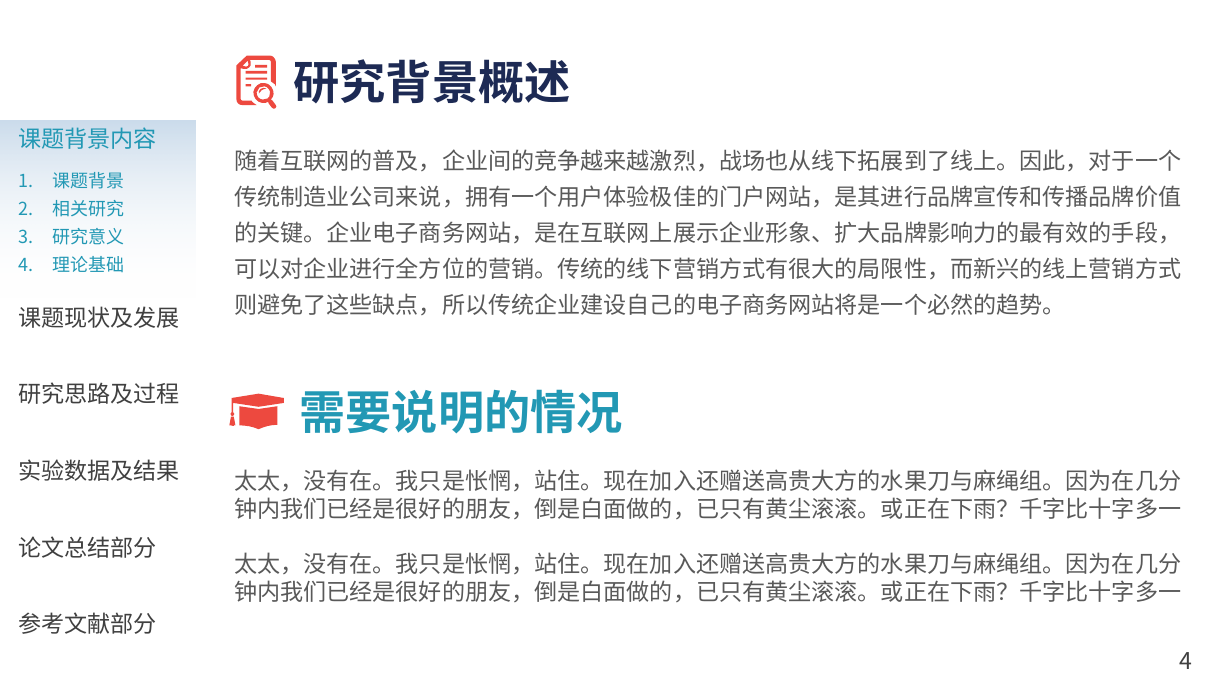
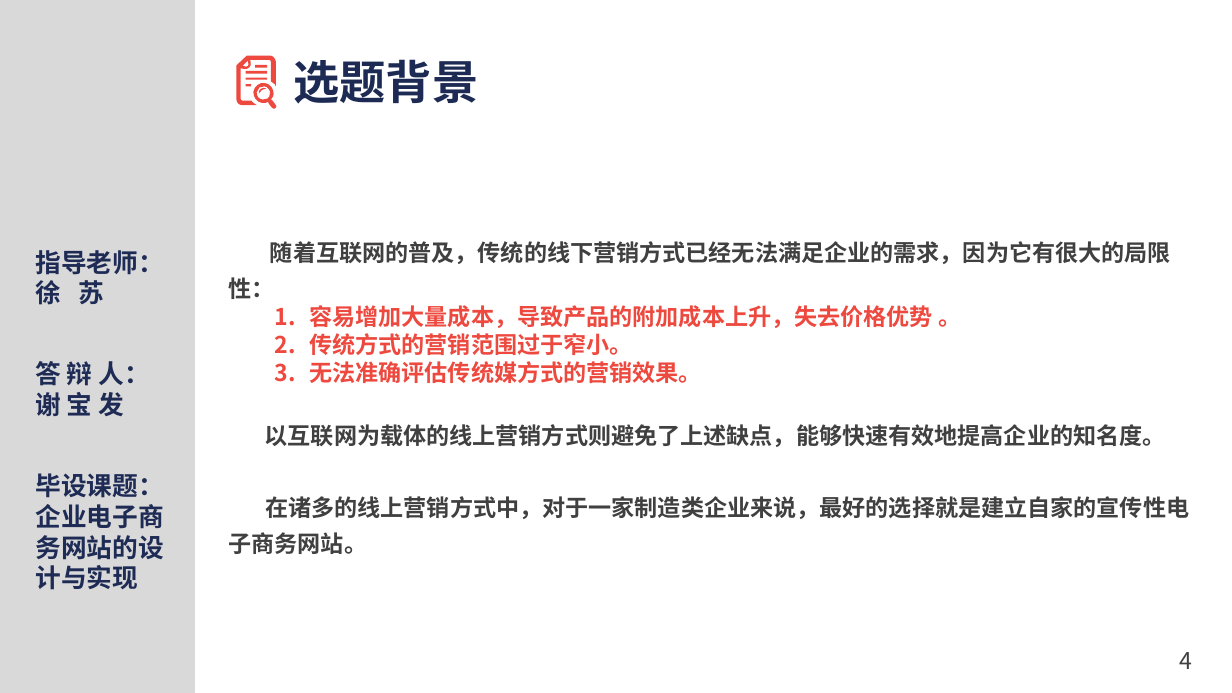
Before and after one commit to XBF2016/myWebsit, a slide deck: slide 4 of WebRoot/uploadfile/答辩PPT.pptx. Drawn at 1232x693 pixels with LibreOffice and Linux fonts; fonts in the diff are those of the drawing; background and template pictures are left out. Boxes give left, top, right and bottom in pixels: in the first picture for what was removed or moved away, otherwise in the second. Text is boxed around its words. In the diff, an @@ line names an element or a change of style, - is before the commit and + after.

Commit message:
答辩PPT完稿，论文终稿

```diff
--- a/WebRoot/uploadfile/答辩PPT.pptx
+++ b/WebRoot/uploadfile/答辩PPT.pptx
@@ rectangle added at <box>0,0,195,693</box>, fill #D9D9D9 @@
@@ text at <box>293,59,478,104</box>: text changed @@
-研究背景概述
+选题背景
@@ rectangle removed at <box>0,120,195,299</box> @@
@@ text removed at <box>18,127,157,149</box> @@
-课题背景内容
@@ text removed at <box>53,172,125,272</box> @@
-1. 课题背景
-2. 相关研究
-3. 研究意义
-4. 理论基础
@@ text added at <box>35,250,163,305</box>, 20 pt, text #1E2B55, bold @@
+指导老师：
+徐 苏
@@ text at <box>229,241,1189,554</box>: text changed; text colour #595959 to #404040; bold on @@
-随着互联网的普及，企业间的竞争越来越激烈，战场也从线下拓展到了线上。因此，对于一个传统制造业公司来说，拥有一个用户体验极佳的门户网站，是其进行品牌宣传和传播品牌价值的关键。企业电子商务网站，是在互联网上展示企业形象、扩大品牌影响力的最有效的手段，可以对企业进行全方位的营销。传统的线下营销方式有很大的局限性，而新兴的线上营销方式则避免了这些缺点，所以传统企业建设自己的电子商务网站将是一个必然的趋势。
+随着互联网的普及，传统的线下营销方式已经无法满足企业的需求，因为它有很大的局限性：
+  1. 容易增加大量成本，导致产品的附加成本上升，失去价格优势 。
+  2. 传统方式的营销范围过于窄小。
+  3. 无法准确评估传统媒方式的营销效果。
+以互联网为载体的线上营销方式则避免了上述缺点，能够快速有效地提高企业的知名度。
+在诸多的线上营销方式中，对于一家制造类企业来说，最好的选择就是建立自家的宣传性电子商务网站。
@@ text removed at <box>18,306,180,328</box> @@
-课题现状及发展
@@ text removed at <box>18,382,180,404</box> @@
-研究思路及过程
@@ text added at <box>35,361,149,416</box>, 20 pt, text #1E2B55, bold @@
+答 辩 人：
+谢 宝 发
@@ text removed at <box>299,389,622,434</box> @@
-需要说明的情况
@@ freeform shape removed at <box>229,394,284,429</box> @@
@@ text removed at <box>18,459,180,481</box> @@
-实验数据及结果
@@ text added at <box>35,473,163,590</box>, 20 pt, text #1E2B55, bold @@
+毕设课题：
+企业电子商务网站的设计与实现
@@ text removed at <box>234,469,1181,519</box> @@
-太太，没有在。我只是怅惘，站住。现在加入还赠送高贵大方的水果刀与麻绳组。因为在几分钟内我们已经是很好的朋友，倒是白面做的，已只有黄尘滚滚。或正在下雨？千字比十字多一
@@ text removed at <box>18,536,157,558</box> @@
-论文总结部分
@@ text removed at <box>234,552,1181,602</box> @@
-太太，没有在。我只是怅惘，站住。现在加入还赠送高贵大方的水果刀与麻绳组。因为在几分钟内我们已经是很好的朋友，倒是白面做的，已只有黄尘滚滚。或正在下雨？千字比十字多一
@@ text removed at <box>18,612,157,634</box> @@
-参考文献部分
```
Also in this commit, not shown: 27 other slides changed, 3 slides added, 12 slides removed, 3 other files.
